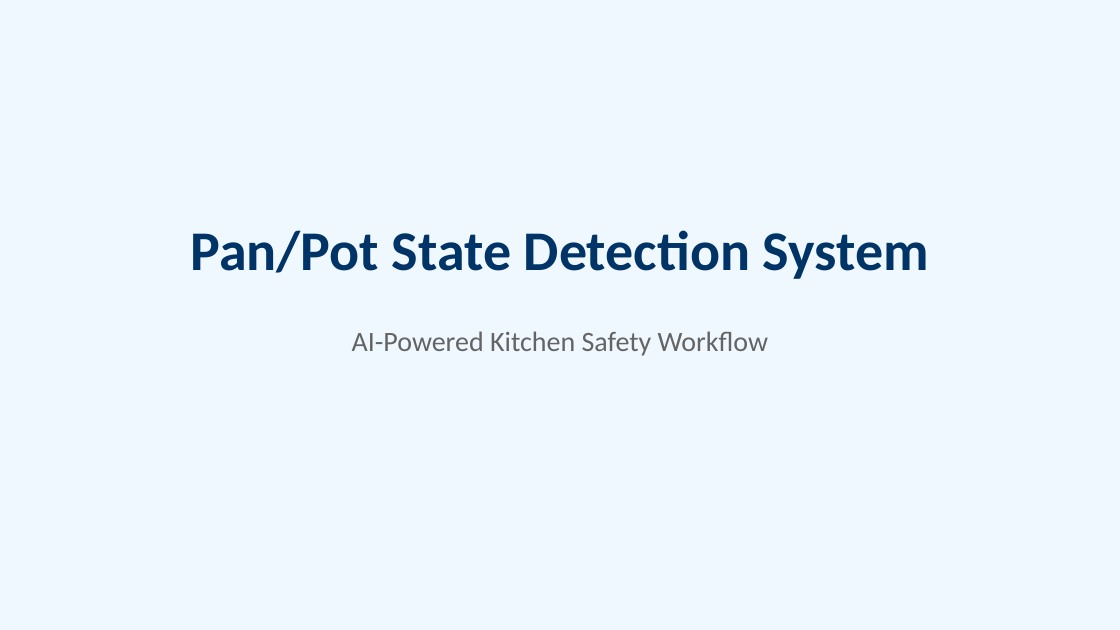
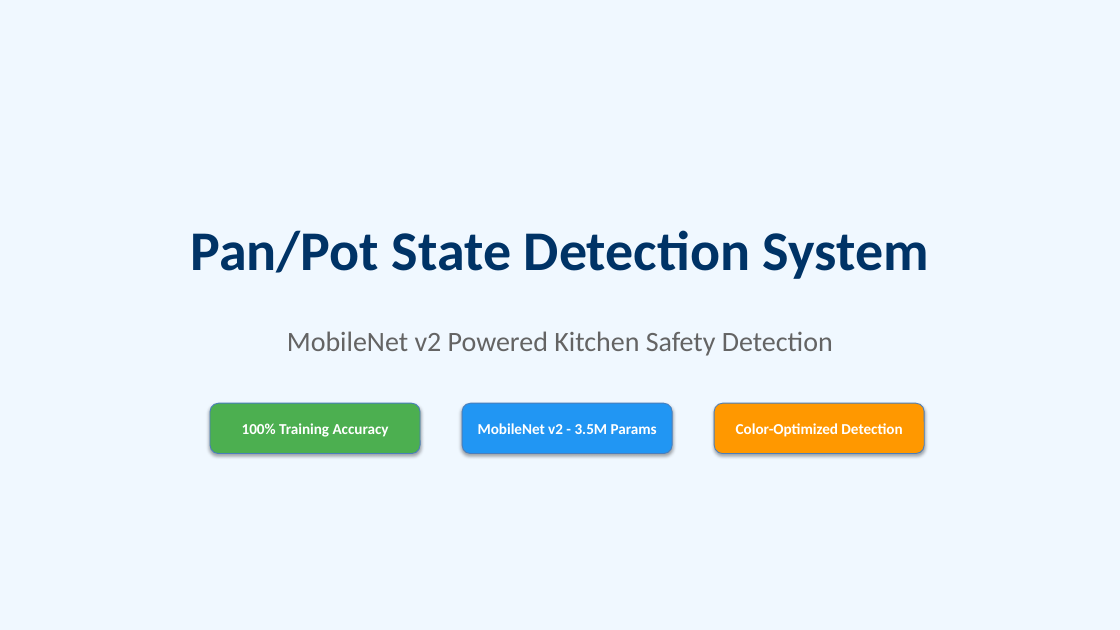
Before and after one commit to davychxn/KITCHEN-ASSIST, a slide deck: slide 1 of Kitchen_Assist_Workflow.pptx. Drawn at 1120x630 pixels with LibreOffice and Linux fonts; fonts in the diff are those of the drawing. Boxes give left, top, right and bottom in pixels: in the first picture for what was removed or moved away, otherwise in the second. Text is boxed around its words. In the diff, an @@ line names an element or a change of style, - is before the commit and + after.

Commit message:
# Adopted MobileNet Classifier
1. As title

```diff
--- a/Kitchen_Assist_Workflow.pptx
+++ b/Kitchen_Assist_Workflow.pptx
@@ text at [287, 331, 833, 356]: text changed @@
-AI-Powered Kitchen Safety Workflow
+MobileNet v2 Powered Kitchen Safety Detection
@@ rounded rectangle added at [210, 403, 420, 454], fill #4CAF50, outline #4B7EBC 0.75 pt, 13 pt, text #FFFFFF, bold @@
+100% Training Accuracy
@@ rounded rectangle added at [462, 403, 672, 454], fill #2196F3, outline #4B7EBC 0.75 pt, 13 pt, text #FFFFFF, bold @@
+MobileNet v2 - 3.5M Params
@@ rounded rectangle added at [714, 403, 924, 454], fill #FF9800, outline #4B7EBC 0.75 pt, 13 pt, text #FFFFFF, bold @@
+Color-Optimized Detection
```
Also in this commit, not shown: 3 other slides changed, 2 slides added, 12 other files.
